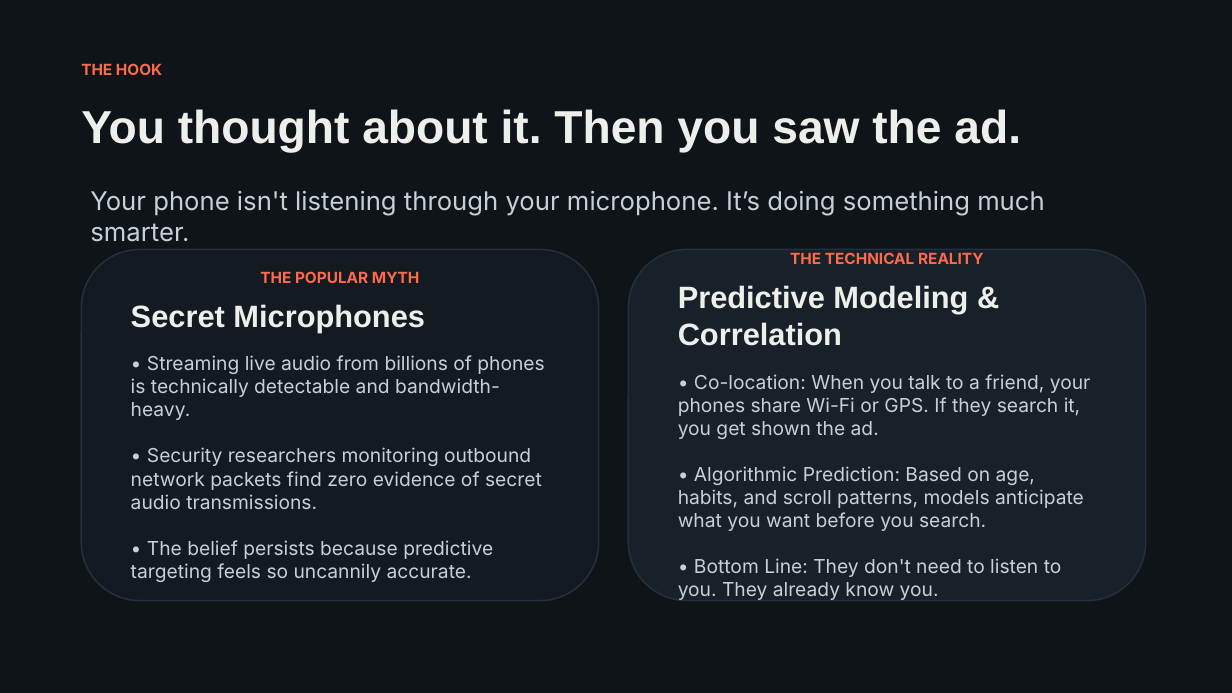
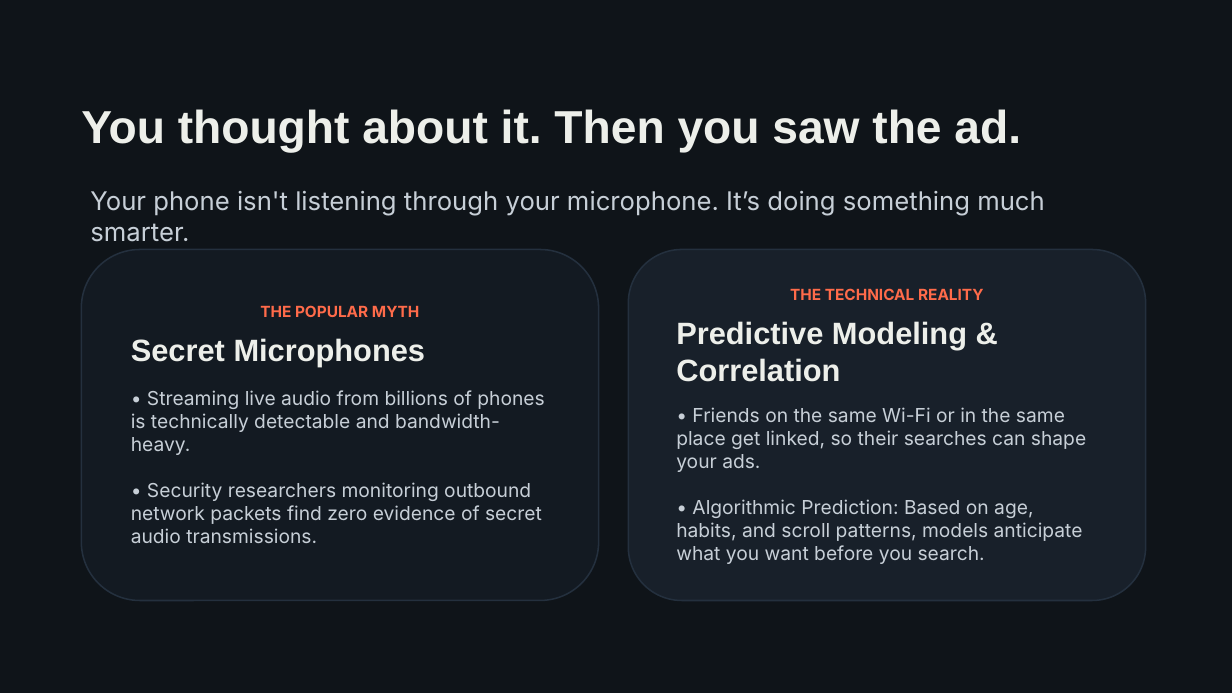
Before and after one commit to snowfox-rubait/englishPresentation, a slide deck: slide 2 of digitalFootprint/383 & 388.pptx. Drawn at 1232x693 pixels with LibreOffice and Linux fonts; fonts in the diff are those of the drawing. Boxes give left, top, right and bottom in pixels: in the first picture for what was removed or moved away, otherwise in the second. Text is boxed around its words. In the diff, an @@ line names an element or a change of style, - is before the commit and + after.

Commit message:
added new files and modified the slide

```diff
--- a/digitalFootprint/383 & 388.pptx
+++ b/digitalFootprint/383 & 388.pptx
@@ text removed at [81, 63, 162, 75] @@
-THE HOOK
@@ rounded rectangle "THE POPULAR MYTH" at [81, 250, 599, 601]: outline #24303E 1.2 pt to #24303E 1.19 pt; proportions changed @@
@@ rounded rectangle "THE TECHNICAL REALITY" at [628, 250, 1146, 601]: outline #24303E 1.2 pt to #24303E 1.19 pt; proportions changed @@
@@ text in rounded rectangle at [131, 390, 544, 543]: text changed @@
-• Streaming live audio from billions of phones is technically detectable and bandwidth-heavy.
-• Security researchers monitoring outbound network packets find zero evidence of secret audio transmissions.
-• The belief persists because predictive targeting feels so uncannily accurate.
+• Streaming live audio from billions of phones is technically detectable and bandwidth-heavy.
+• Security researchers monitoring outbound network packets find zero evidence of secret audio transmissions.
@@ text in rounded rectangle at [676, 407, 1086, 564]: text changed @@
-• Co-location: When you talk to a friend, your phones share Wi-Fi or GPS. If they search it, you get shown the ad.
-• Algorithmic Prediction: Based on age, habits, and scroll patterns, models anticipate what you want before you search.
-• Bottom Line: They don't need to listen to you. They already know you.
+• Friends on the same Wi-Fi or in the same place get linked, so their searches can shape your ads.
+• Algorithmic Prediction: Based on age, habits, and scroll patterns, models anticipate what you want before you search.
```
Also in this commit, not shown: 6 other slides changed, 2 slides added, 4 slides removed, 6 other files.
